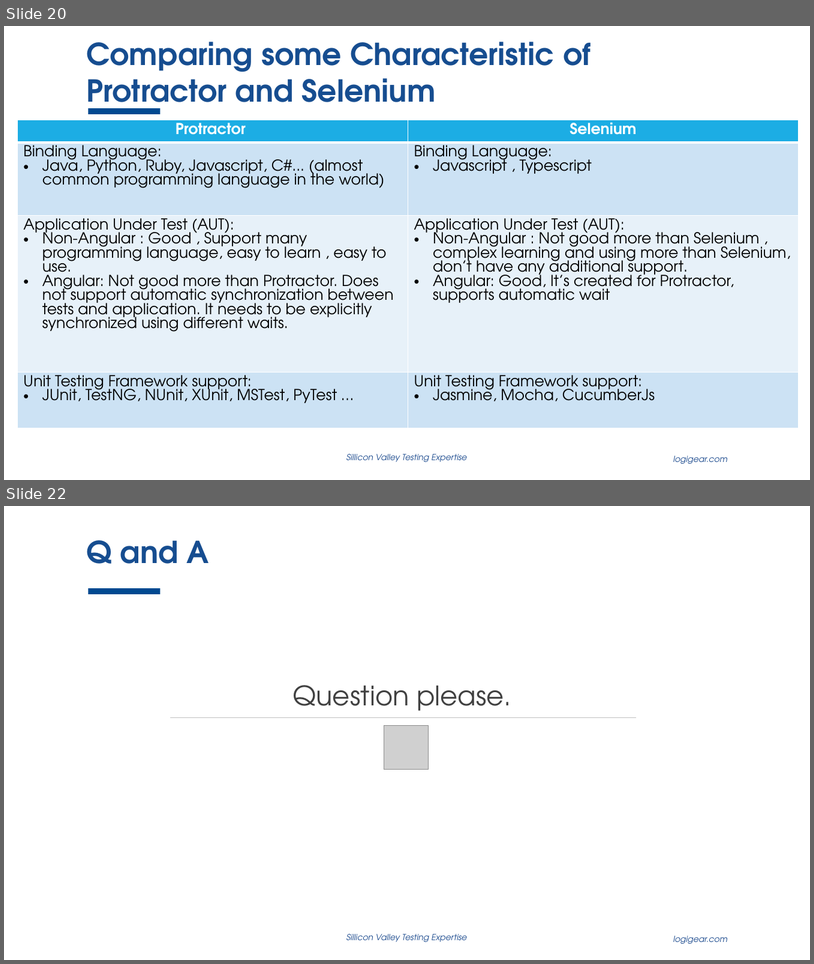
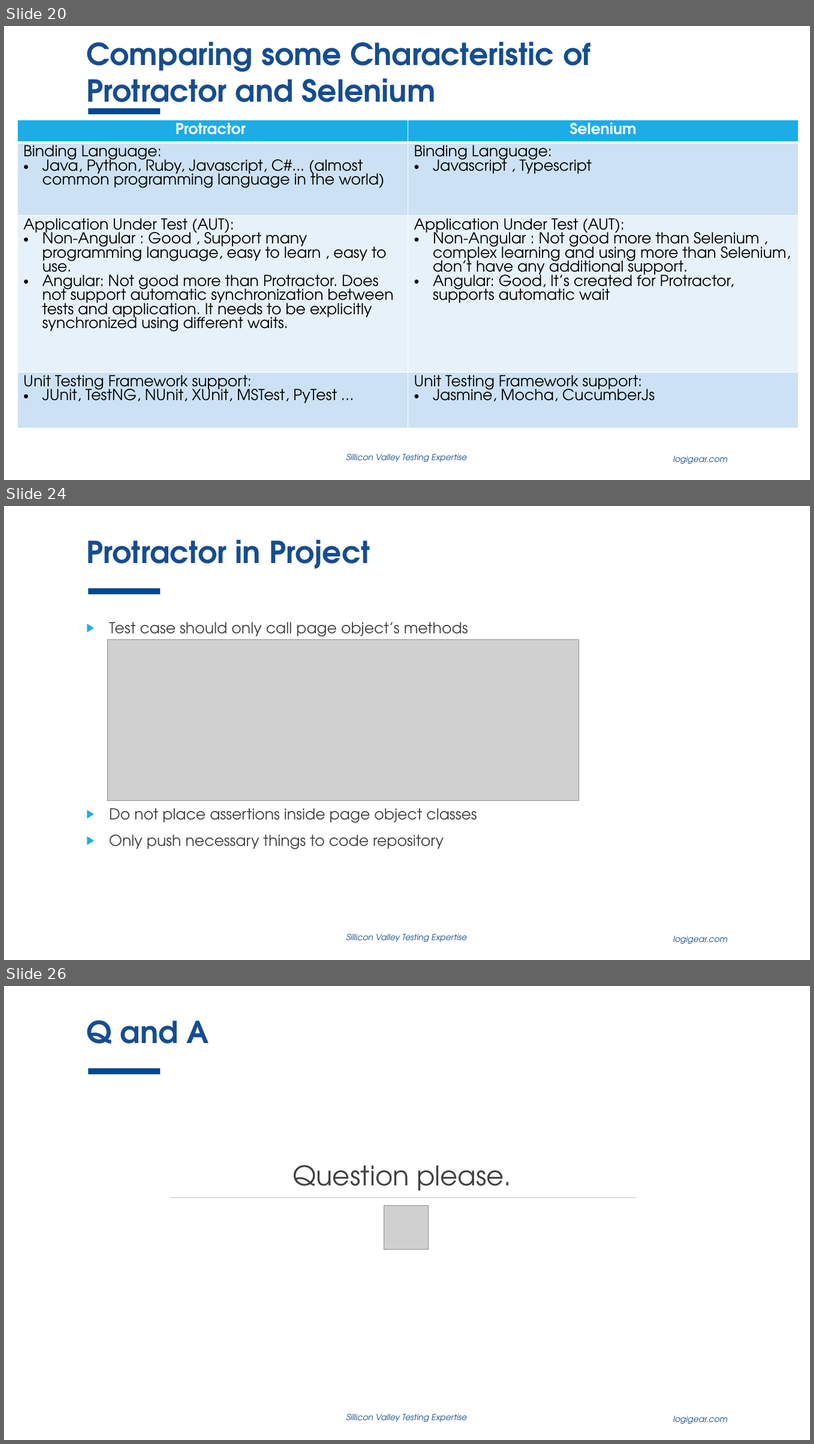
Before and after one commit to thewalldao/ICT_PROTRACTOR, a slide deck: Document/Study_document/inContact.pptx. Shown one above the other, each under a label of ours: slides 20 and 22 before the commit, slides 20, 24 and 26 after it; the slides between them are not shown. The pictures are 814x964 and 814x1444 pixels, drawn with LibreOffice and Linux fonts; fonts in the diff are those of the drawing; grey boxes stand for pictures; background and template pictures are left out. Boxes give left, top, right and bottom in pixels: in the first picture for what was removed or moved away, otherwise in the second. Text is boxed around its words. In the diff, an @@ line names an element or a change of style, - is before the commit and + after.

Commit message:
Update Protractor.pptx, inContact-v1.2.pptx, and inContact.pptx

```diff
--- a/Document/Study_document/inContact.pptx
+++ b/Document/Study_document/inContact.pptx
@@ slide 24 added at [4,506,810,960], background #FFFFFF; not listed: 3 template elements that a slide beside it also shows @@
@@ title added at [86,540,370,569], 36 pt, text #164D90, bold @@
+Protractor in Project
@@ text added at [109,622,477,849], 18 pt, text #404040 @@
+▶ Test case should only call page object’s methods
+▶ Do not place assertions inside page object classes
+▶ Only push necessary things to code repository
@@ picture added at [107,640,580,801] @@
@@ what was slide 22 is now slide 26 @@
```
Also in this commit, not shown: 3 slides changed, 3 other slides added, 2 other files.
